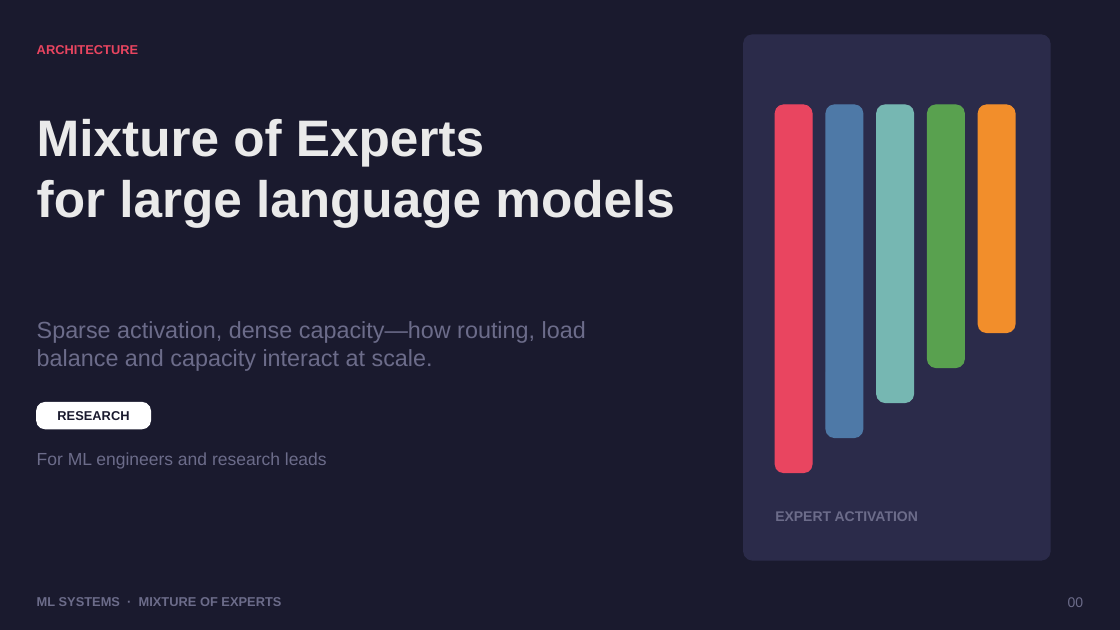
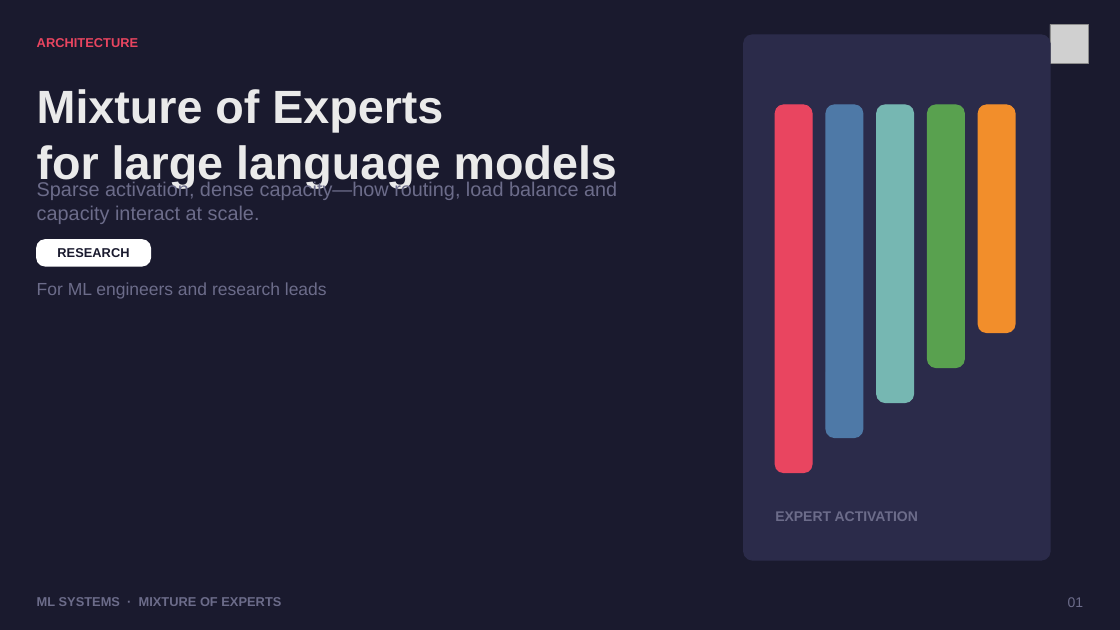
Before and after one commit to dhanesh123in/ppt-gen, a slide deck: slide 1 of examples/moe-llms.pptx. Drawn at 1120x630 pixels with LibreOffice and Linux fonts; fonts in the diff are those of the drawing; grey boxes stand for pictures. Boxes give left, top, right and bottom in pixels: in the first picture for what was removed or moved away, otherwise in the second. Text is boxed around its words. In the diff, an @@ line names an element or a change of style, - is before the commit and + after.

```diff
--- a/examples/moe-llms.pptx
+++ b/examples/moe-llms.pptx
@@ picture added at (x1=1050, y1=24, x2=1089, y2=63) @@
@@ text "ARCHITECTURE" moved from (x1=37, y1=45, x2=138, y2=54) to (x1=37, y1=38, x2=138, y2=47) @@
@@ text at (x1=37, y1=89, x2=617, y2=188): text changed; size 44 to 40 pt @@
-Mixture of Experts
-for large language models
+Mixture of Experts
+for large language models
@@ text "Sparse activation, dense capacity—how routing, ..." moved from (x1=37, y1=321, x2=586, y2=371) to (x1=37, y1=181, x2=617, y2=224) @@
@@ text "Sparse activation, dense capacity—how routing, ..." at (x1=37, y1=181, x2=617, y2=224): size 20 to 17 pt @@
@@ rounded rectangle moved from (x1=37, y1=402, x2=150, y2=429) to (x1=37, y1=239, x2=150, y2=266) @@
@@ text "RESEARCH" moved from (x1=57, y1=411, x2=129, y2=420) to (x1=57, y1=248, x2=129, y2=257) @@
@@ text "For ML engineers and research ..." moved from (x1=37, y1=452, x2=327, y2=469) to (x1=37, y1=282, x2=327, y2=299) @@
@@ text at (x1=1068, y1=597, x2=1084, y2=607): text changed @@
-00
+01
```
Also in this commit, not shown: 11 other slides changed, 1 slide removed, 9 other files.
